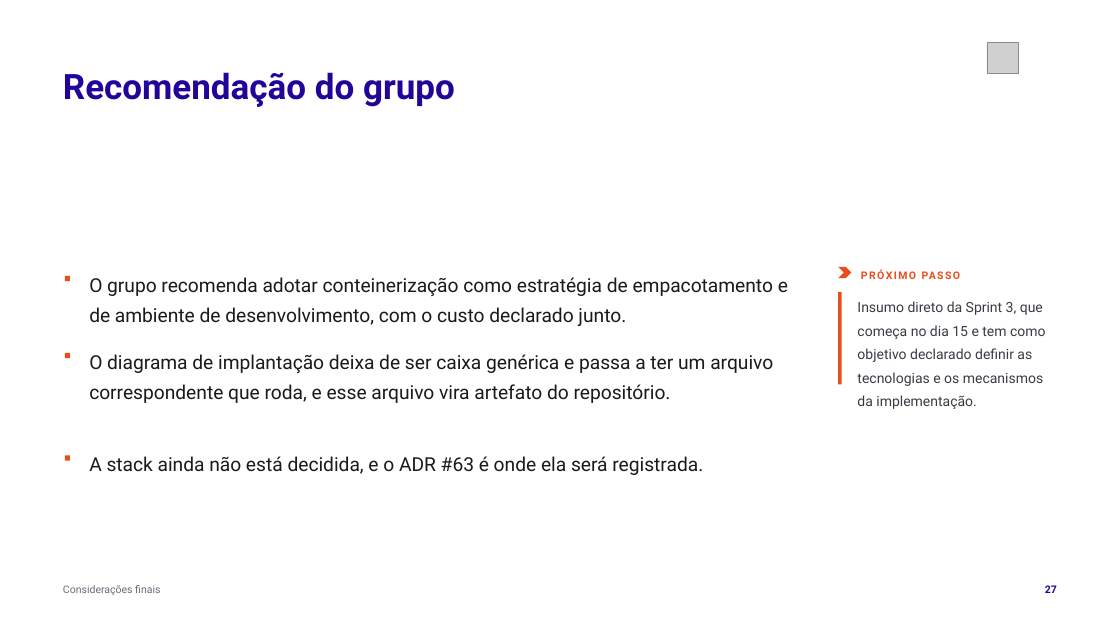
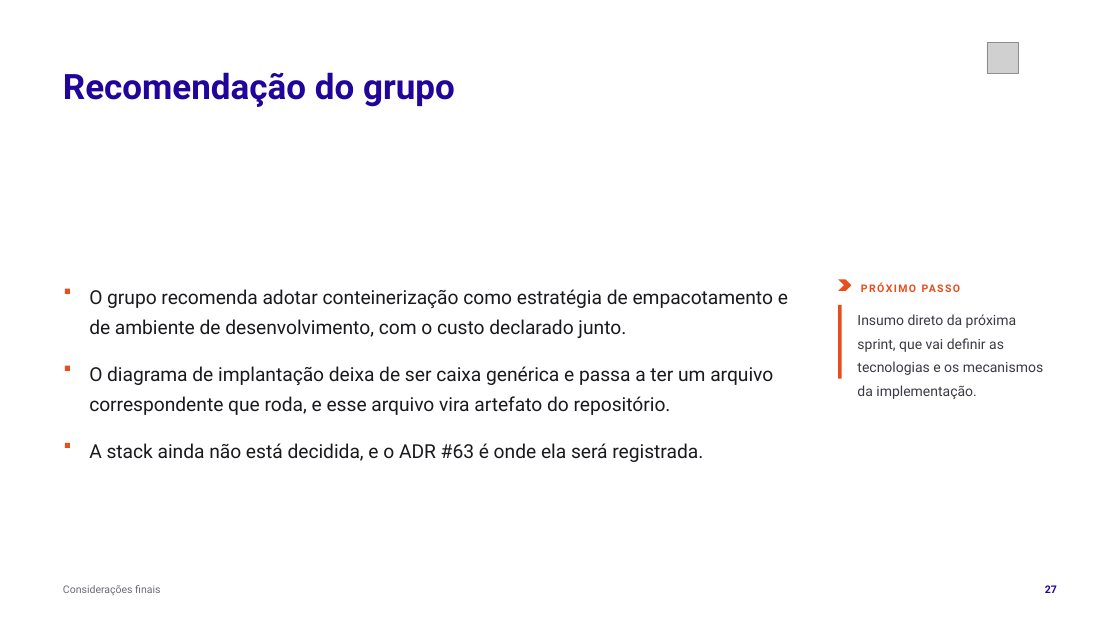
Before and after one commit to tcpassos/invite-app, a slide deck: slide 27 of trabalhos/T1-Docker-Invite-People.pptx. Drawn at 1120x630 pixels with LibreOffice and Linux fonts; fonts in the diff are those of the drawing; grey boxes stand for pictures. Boxes give left, top, right and bottom in pixels: in the first picture for what was removed or moved away, otherwise in the second. Text is boxed around its words. In the diff, an @@ line names an element or a change of style, - is before the commit and + after.

```diff
--- a/trabalhos/T1-Docker-Invite-People.pptx
+++ b/trabalhos/T1-Docker-Invite-People.pptx
@@ 2 texts, 1 chevron, 1 rectangle: place and size @@
-2 texts, 1 chevron, 1 rectangle at (65, 267, 1057, 326)
+2 texts, 1 chevron, 1 rectangle at (65, 280, 1057, 338)
@@ rectangle: place and size @@
-rectangle at (839, 292, 842, 385)
+rectangle at (839, 305, 842, 379)
@@ text at (857, 314, 1017, 399): text changed @@
-Insumo direto da Sprint 3, que começa no dia 15 e tem como objetivo declarado definir as tecnologias e os mecanismos da implementação.
+Insumo direto da próxima sprint, que vai definir as tecnologias e os mecanismos da implementação.
@@ text "O diagrama de implantação deixa ...": place and size @@
-text "O diagrama de implantação deixa ..." at (89, 354, 773, 403)
+text "O diagrama de implantação deixa ..." at (89, 366, 773, 415)
@@ rectangle: place and size @@
-rectangle at (65, 353, 70, 358)
+rectangle at (65, 365, 70, 371)
@@ rectangle: place and size @@
-rectangle at (65, 455, 70, 460)
+rectangle at (65, 443, 70, 448)
@@ text "A stack ainda não está ...": place and size @@
-text "A stack ainda não está ..." at (89, 456, 703, 475)
+text "A stack ainda não está ..." at (89, 443, 703, 462)
```
Also in this commit, not shown: 13 other slides changed, 11 other files.
